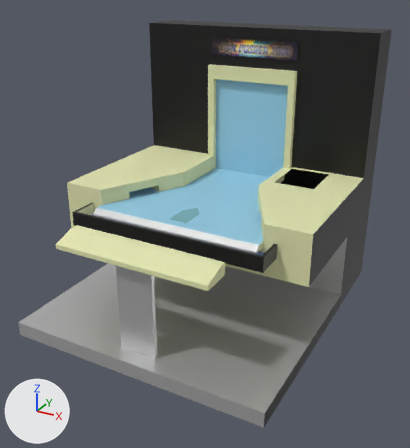
What one commit did to the Blender file public/assets/cabinet.blend.
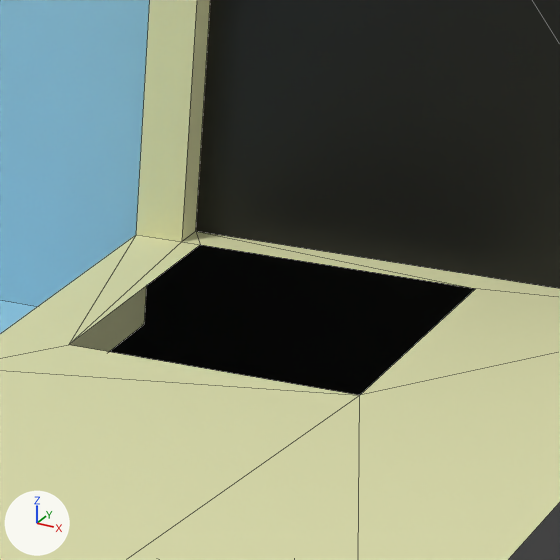
Old and new are each drawn whole from a 50 mm lens placed at (1.768, -3.621, 1.628), pointed at (0.042, -0.482, 0.059) and again close up on the part from 65% to 83% of the width and 30% to 47% of the height. Lighting does not change. The marker at lower left points along +X, +Y and +Z. The close-ups show mesh edges as thin lines.

Before the edit, the objects in view are built like this:
```python
me_cabinet = bpy.data.meshes.new('cabinet')
me_cabinet.from_pydata(...)  # 147 vertices, 160 faces; spans x -0.9..0.9, y -1.38..0.64, z -0.62..1.28
me_cabinet.materials.append(mat_cabinet)  # black #0b0b0a
me_cabinet.materials.append(mat_table)  # beige #e6e7b5
me_cabinet.materials.append(mat_base)  # light grey #cfcfcf
me_cabinet.materials.append(mat_floor)  # blue #97cee7
me_cabinet.materials.append(mat_floor_obstacle)  # blue #97cee7
me_cabinet.materials.append(mat_floor_center_obstacle)  # cyan #7ab1bb
me_cabinet.materials.append(mat_edge_obstacle)  # grey #b8b8b8
me_cabinet.materials.append(mat_table_obstacle)  # beige #e6e7b5
me_cabinet.materials.append(mat_gutter_sensor)  # blue #8aa7e7
me_cabinet.materials.append(mat_left_trap_sensor)  # blue #97cee7
me_cabinet.materials.append(mat_right_trap_sensor)  # blue #97cee7
me_cabinet.materials.append(mat_top_banner)  # picture img_top_banner_png
# before: 142 (0.66, -0.07, 0.29) at pixel (359, 395), 144 (0.37, -0.07, 0.29) at pixel (68, 344), 145 (0.37, 0.28, 0.29) at pixel (200, 244), 146 (0.66, 0.28, 0.29) at pixel (475, 288)
ob_cabinet = bpy.data.objects.new('cabinet', me_cabinet)
ob_cabinet.location = (0.0, 0.0, 0.0)
```
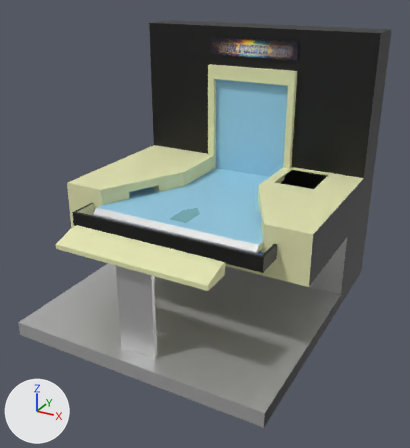
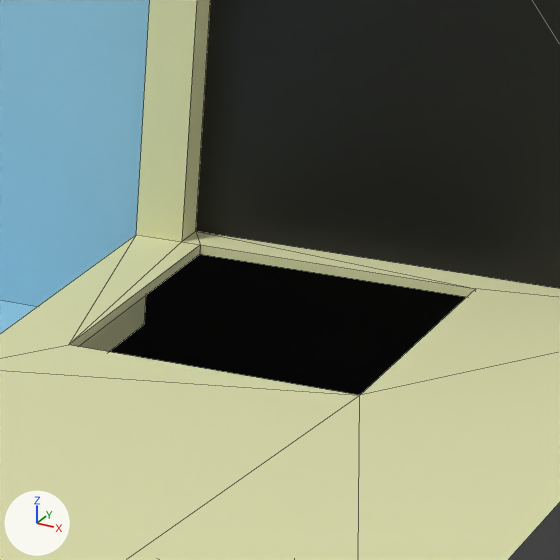
Location of each change, (x1, y1, x2, y2) in pixels of the close-ups (560 x 560 px):
```json
{"part": 1, "of": "me_cabinet", "change": "added", "after": [69, 245, 475, 347], "on screen": "beige"}
```

Edits to the scene script, one JSON object a line:
```json
{"op": "add", "block": "mat_cabinet_obstacle", "code": ["mat_cabinet_obstacle = principled_material('cabinet-obstacle')", "mat_cabinet_obstacle.base_color = (0.00335, 0.00335, 0.00304)  # black #0b0b0a"]}
{"block": "me_cabinet", "where": "# used by ob_cabinet; location = (0.0, 0.0, 0.0)"}
{"block": "me_cabinet", "where": "# verts and faces of me_cabinet; kept vertices keep their numbers, new ones are numbered from 147"}
{"op": "remove", "block": "me_cabinet", "code": "me_cabinet.from_pydata(...)  # 147 vertices, 160 faces; spans x -0.9..0.9, y -1.38..0.64, z -0.62..1.28"}
{"op": "add", "block": "me_cabinet", "code": "me_cabinet.from_pydata(...)  # 151 vertices, 164 faces; spans x -0.9..0.9, y -1.38..0.64, z -0.62..1.28"}
{"block": "me_cabinet", "change": "me_cabinet part 1"}
{"op": "add", "block": "me_cabinet", "code": "for new, old in zip([*range(147, 151)], [142, 144, 145, 146]): verts[new] = verts[old] + (0.0, 0.0, -0.01)"}
{"op": "add", "block": "me_cabinet", "code": "faces += [(144, 148, 149, 145), (145, 149, 150, 146), (142, 146, 150, 147), (142, 147, 148, 144)]  # mat_table_obstacle (beige #e6e7b5)"}
{"op": "add", "block": "me_cabinet", "code": "me_cabinet.materials.append(mat_cabinet_obstacle)  # black #0b0b0a"}
```
